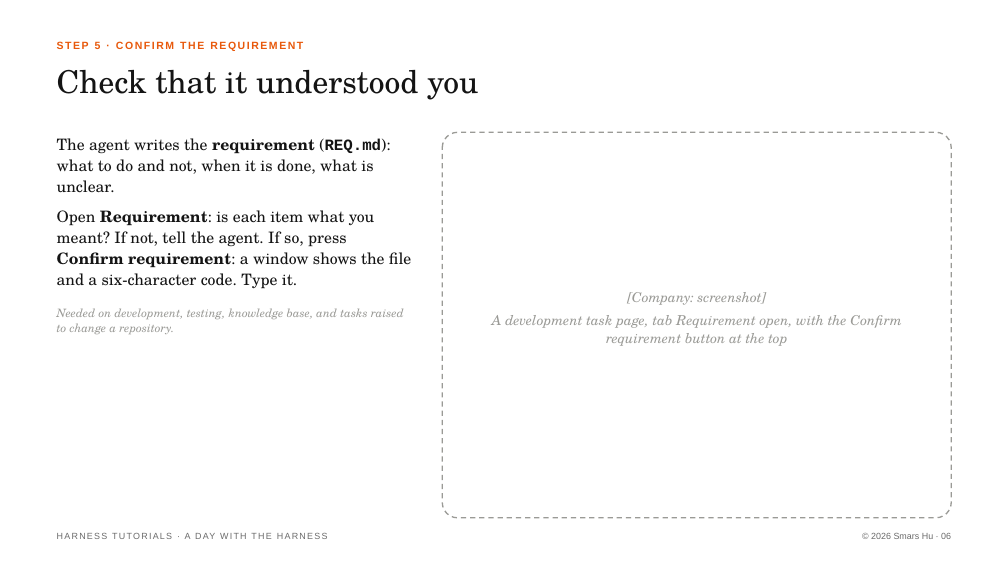
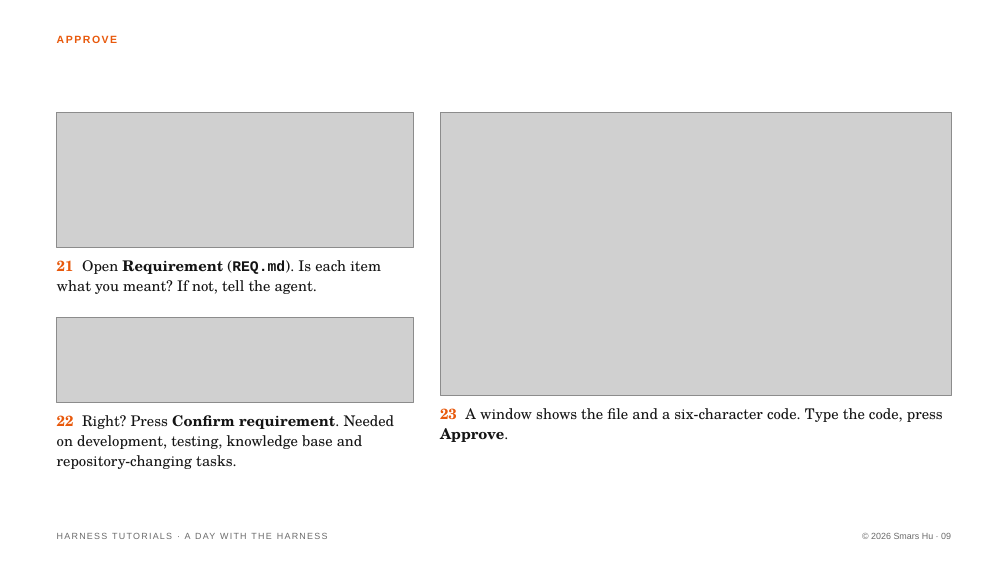
Before and after one commit to Smars-Bin-Hu/ai-exploration, a slide deck: slide 9 of source/tutorials/1_day.pptx (slide 6 before the commit). Drawn at 1008x567 pixels with LibreOffice and Linux fonts; fonts in the diff are those of the drawing; grey boxes stand for pictures. Boxes give left, top, right and bottom in pixels: in the first picture for what was removed or moved away, otherwise in the second. Text is boxed around its words. In the diff, an @@ line names an element or a change of style, - is before the commit and + after.

```diff
--- a/source/tutorials/1_day.pptx
+++ b/source/tutorials/1_day.pptx
@@ text removed at (57,41,303,51) @@
-STEP 5 · CONFIRM THE REQUIREMENT
@@ text added at (57,35,118,43), 10 pt, text #E8590C, bold @@
+APPROVE
@@ text removed at (57,69,478,100) @@
-Check that it understood you
@@ picture added at (57,113,414,247) @@
@@ picture added at (440,113,951,395) @@
@@ rounded rectangle removed at (442,132,951,518) @@
@@ text at (57,260,381,294): text changed; size 15 to 14 pt @@
-The agent writes the requirement (REQ.md): what to do and not, when it is done, what is unclear.
-Open Requirement: is each item what you meant? If not, tell the agent. If so, press Confirm requirement: a window shows the file and a six-character code. Type it.
+21 Open Requirement (REQ.md). Is each item what you meant? If not, tell the agent.
@@ text removed at (492,292,901,346) @@
-[Company: screenshot]
-A development task page, tab Requirement open, with the Confirm requirement button at the top
@@ picture added at (57,317,414,402) @@
@@ text at (57,415,395,469): text changed; size 11 to 14 pt; text colour #9A9A96 to #141414; italic off @@
-Needed on development, testing, knowledge base, and tasks raised to change a repository.
+22 Right? Press Confirm requirement. Needed on development, testing, knowledge base and repository-changing tasks.
@@ text added at (440,408,943,442), 14 pt, text #141414 @@
+23 A window shows the file and a six-character code. Type the code, press Approve.
```
Also in this commit, not shown: 12 other slides changed, 5 slides added, 2 slides removed, 28 other files.
